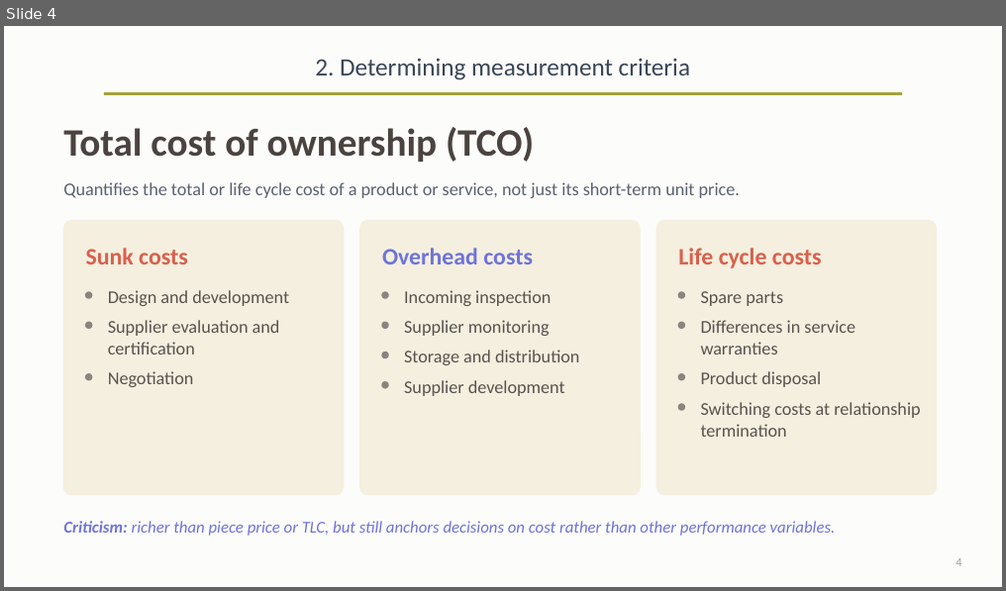
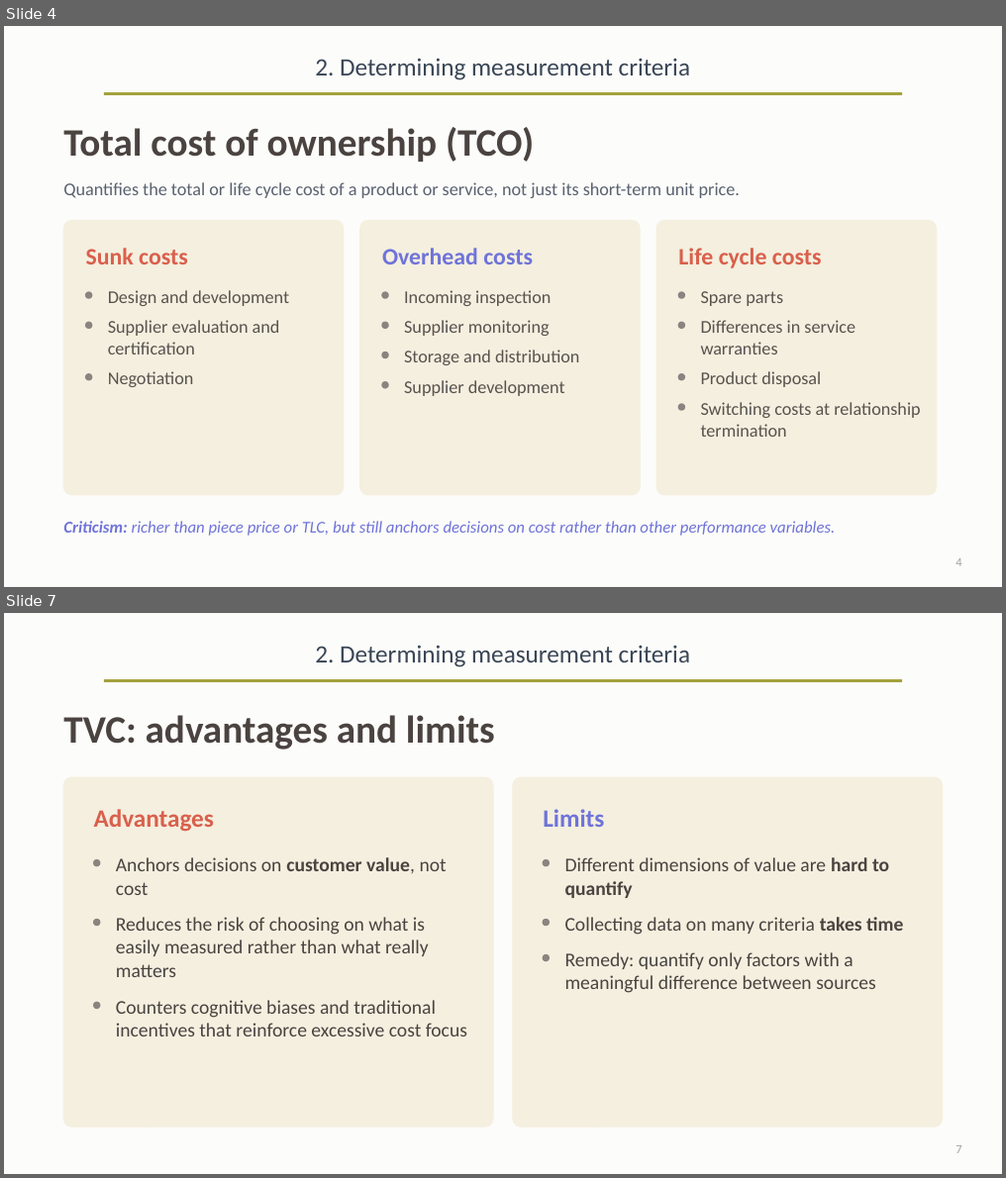
Before and after one commit to OfficialMatteoPiras/ManagementEngineering, a slide deck: SmartOperationsAndSupplyChain Management/pdf/Supplier Measurement Criteria-claude.pptx. Shown one above the other, each under a label of ours: slide 4 before the commit, slides 4 and 7 after it; the slides between them are not shown. The pictures are 1006x591 and 1006x1178 pixels, drawn with LibreOffice and Linux fonts; fonts in the diff are those of the drawing. Boxes give left, top, right and bottom in pixels: in the first picture for what was removed or moved away, otherwise in the second. Text is boxed around its words. In the diff, an @@ line names an element or a change of style, - is before the commit and + after.

Commit message:
vault backup: 2026-11-23 11:04:08 | hostname: M1_Laptop | # files: 2 | files: A SmartOperationsAndSupplyChain Management/pdf/Quality Management-claude.pptx, M SmartOperationsAndSupplyChain Management/pdf/Supplier Measurement Criteria-claude.pptx

```diff
--- a/SmartOperationsAndSupplyChain Management/pdf/Supplier Measurement Criteria-claude.pptx
+++ b/SmartOperationsAndSupplyChain Management/pdf/Supplier Measurement Criteria-claude.pptx
@@ slide 7 added at [4,613,1002,1174], background #FCFCFA; not listed: 2 template elements that a slide beside it also shows @@
@@ text added at [63,715,495,750], 28 pt, text #4A4340, bold @@
+TVC: advantages and limits
@@ rounded rectangle added at [63,777,493,1127], fill #F4EFDF, outline #F4EFDF 1 pt @@
@@ rounded rectangle added at [513,777,943,1127], fill #F4EFDF, outline #F4EFDF 1 pt @@
@@ text added at [94,809,214,831], 18 pt, text #D9604C, bold @@
+Advantages
@@ text added at [543,809,604,827], 18 pt, text #6F73D9, bold @@
+Limits
@@ ellipse added at [94,861,100,866], fill #8A8480, outline #8A8480 1 pt @@
@@ text added at [116,858,447,895], 14 pt, text #4A4340 @@
+Anchors decisions on customer value, not cost
@@ ellipse added at [543,861,548,866], fill #8A8480, outline #8A8480 1 pt @@
@@ text added at [565,858,889,898], 14 pt, text #4A4340 @@
+Different dimensions of value are hard to quantify
@@ ellipse added at [94,919,100,926], fill #8A8480, outline #8A8480 1 pt @@
@@ text added at [116,917,429,977], 14 pt, text #4A4340 @@
+Reduces the risk of choosing on what is easily measured rather than what really matters
@@ ellipse added at [543,919,548,926], fill #8A8480, outline #8A8480 1 pt @@
@@ text added at [565,917,903,935], 14 pt, text #4A4340 @@
+Collecting data on many criteria takes time
@@ ellipse added at [543,956,548,961], fill #8A8480, outline #8A8480 1 pt @@
@@ text added at [565,953,876,993], 14 pt, text #4A4340 @@
+Remedy: quantify only factors with a meaningful difference between sources
@@ ellipse added at [94,1002,100,1008], fill #8A8480, outline #8A8480 1 pt @@
@@ text added at [116,1000,467,1037], 14 pt, text #4A4340 @@
+Counters cognitive biases and traditional incentives that reinforce excessive cost focus
@@ page number added at [955,1146,961,1154], 9 pt, text #A9A29C @@
+7
```
Also in this commit, not shown: 1 slide changed, 2 other slides added, 1 other file.
